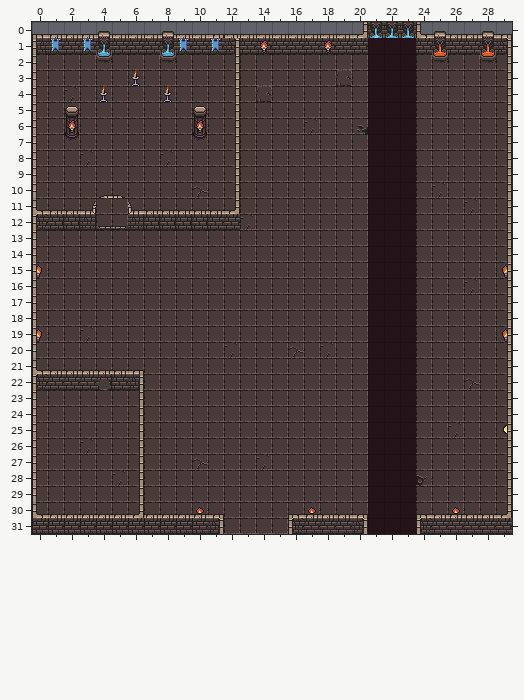
One commit to this Tiled map (JSON): src/assets/map/map.json. The picture above was drawn from the file before the commit.
Cells are 16x16 px. Shown: x 0..29, y 0..31. Tiles whose own drawing changed are shown in their newer look in all pictures.
New version:
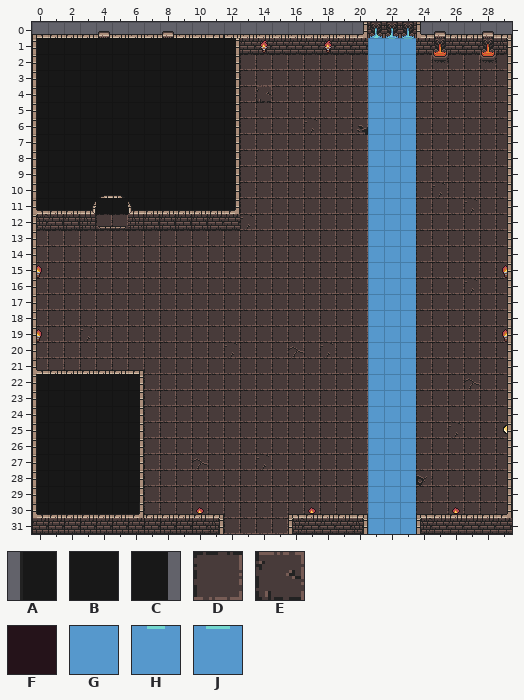
Key: from "sprites": A 55, B 56, C 57, D 89, E 91 turned 270, F 144, G 165, H 166, J 167.
_ is an empty cell.
Tiles replaced or removed in this view: E, F.
Tiles of an added or newly shown layer are drawn over the layers below it.
Diff:
Changed rows in their new state; . is an unchanged cell.
Layer "Floor":
first column x 19:
 3 D
Layer "Rio":
first column x 21:
 1 GHJ
 2 GGG
 3 GGG
 4 GGG
 5 GGG
 6 GGG
 7 GGG
 8 GGG
 9 GGG
10 GGG
11 GGG
12 GGG
13 GGG
14 GGG
15 GGG
16 GGG
17 GGG
20 GGG
21 GGG
22 GGG
23 GGG
24 GGG
25 GGG
26 GGG
27 GGG
28 GGG
29 GGG
30 GGG
31 GGG
Layer "RioNC" (added):
first column x 21:
18 GGG
19 GGG
Layer "BridgeInactive" (removed):
first column x 21:
18 ___
19 ___
Layer "Fog" (now shown):
first column x 0:
22 ABB...C
23 ABB...C
24 ABBBBBC
25 ABBBBBC
26 ABBBBBC
27 ABBBBBC
28 ABBBBBC
29 ABBBBBC
30 ABBBBBC
Layer "FogTreasure" (now shown):
first column x 0:
 1 ABBBBBBBBBBBC
 2 ABBBBBBBBBBBC
 3 ABBBBBBBBBBBC
 4 ABBBBBBBBBBBC
 5 ABBBBBBBBBBBC
 6 ABBBBBBBBBBBC
 7 ABBBBBBBBBBBC
 8 ABBBBBBBBBBBC
 9 ABBBBBBBBBBBC
10 ABBBBBBBBBBBC
11 ABBBBBBBBBBBC
Layer "Fog_50" (now shown):
first column x 3:
22 BBB
23 BBB
Boxes around the changes in both pictures, in picture pixels (x1, y1, x2, y2):
added: (37, 38, 236, 214)
changed: (368, 38, 416, 534)
changed: (336, 70, 352, 86)
added: (36, 374, 140, 514)
